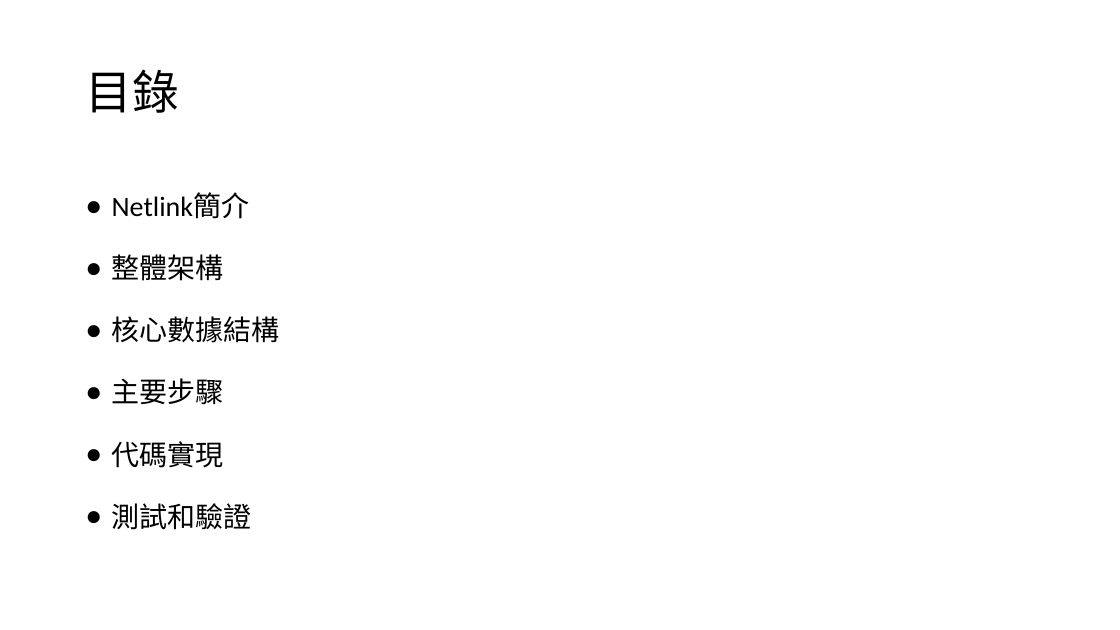
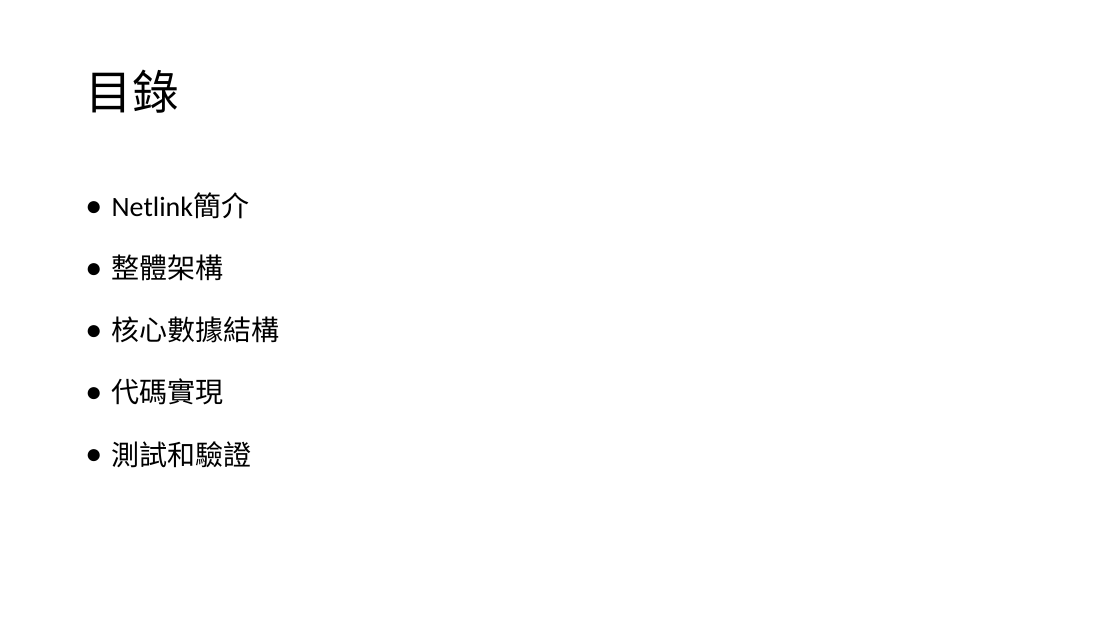
Before and after one commit to LewTIS/study, a slide deck: slide 1 of network_monitor/netlink.pptx. Drawn at 1120x630 pixels with LibreOffice and Linux fonts; fonts in the diff are those of the drawing. Boxes give left, top, right and bottom in pixels: in the first picture for what was removed or moved away, otherwise in the second. Text is boxed around its words. In the diff, an @@ line names an element or a change of style, - is before the commit and + after.

```diff
--- a/network_monitor/netlink.pptx
+++ b/network_monitor/netlink.pptx
@@ text at [112,378,224,405]: paragraph removed @@
-● 主要步驟
```
Also in this commit, not shown: 4 other slides changed, 2 slides added, 2 slides removed.
